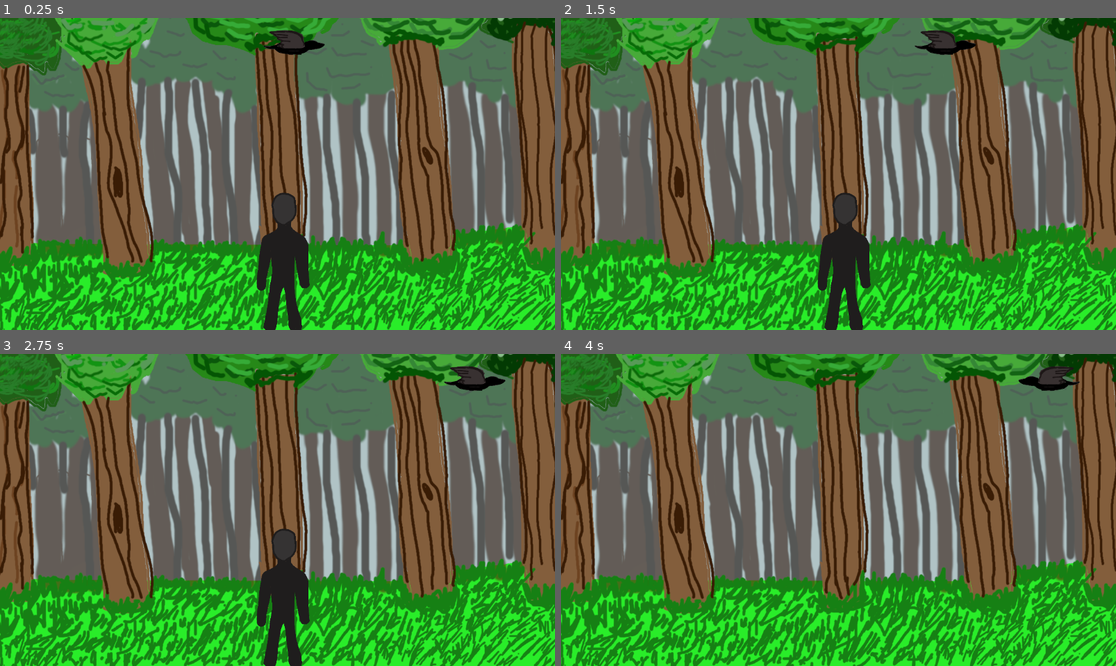
Above: before the commit, frames 1-4 (two rows, left to right).
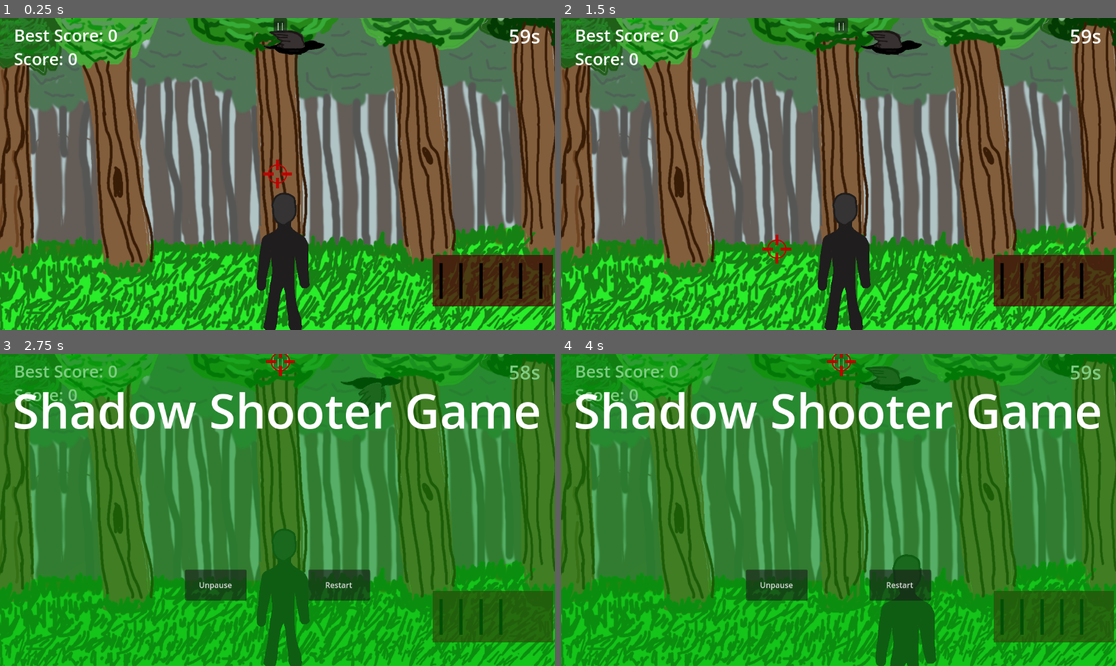
Above: after the commit, the same moments.

Repository: rolandbeni/Szakdolgozat
Game: Godot game, scene res://bg/field.tscn
Two runs of this game, one before a commit and one after it. Both use one fixed random seed, a clock stepped at 60 frames per second and the inputs below.
Inputs (mouse positions are in pixels of both pictures, inside the frame that each line leads up to):
- Up to frame 1 (0.25 s): no input
- Up to frame 2 (1.5 s): click (844, 24) at 0.5 s, where only the run after the commit has a clickable "||"; click (777, 248) at 1.25 s, where only the run after the commit has a clickable "Unpause"
- Up to frame 3 (2.75 s): click (283, 360) at 2 s, where only the run after the commit has a clickable "||"
- Up to frame 4 (4 s): click (899, 584) at 2.75 s, where only the run after the commit has a clickable "Restart"; click (844, 360) at 3.5 s, where only the run after the commit has a clickable "||"

The runs differ from the first frame. In frame 1, 4.4% of the frame differs, in the area x 2-100%, y 0-93%; in frame 2, 5.4%; in frame 3, 84%; in frame 4, 84%, in the area x 0-100%, y 0-100%.

Commit message:
GUI, Crosshair, and gunplay added

Diff:
--- /dev/null
+++ b/Gui/Ammo.gd
@@ -0,0 +1,11 @@
+extends RichTextLabel
+
+@onready var game=$"../game_manager"
+var ammo=0
+
+func _process(delta):
+	ammo=game.get_ammo()
+	text=""
+	for i in range(ammo):
+		text+="|"
+	set_text(text)
--- /dev/null
+++ b/Gui/Score.gd
@@ -0,0 +1,10 @@
+extends RichTextLabel
+
+@onready var game=$"../game_manager"
+var score=0
+var best_score=0
+
+func _process(delta):
+	score=game.get_scores().x
+	best_score=game.get_scores().y
+	set_text("Best Score: " + str(best_score) + "\n" + "Score: " + str(score))
--- /dev/null
+++ b/Gui/Time.gd
@@ -0,0 +1,8 @@
+extends RichTextLabel
+
+@onready var game=$"../game_manager"
+var Game_time=0
+
+func _process(delta):
+	Game_time=game.get_time()
+	set_text(str(Game_time)+"s")
--- /dev/null
+++ b/Gui/control.tscn
@@ -0,0 +1,51 @@
+[gd_scene load_steps=2 format=3 uid="uid://cuic6bxovmult"]
+
+[ext_resource type="Script" path="res://Gui/menu.gd" id="1_ulu3y"]
+
+[node name="Control" type="Control"]
+process_mode = 2
+visible = false
+layout_mode = 3
+anchors_preset = 15
+anchor_right = 1.0
+anchor_bottom = 1.0
+grow_horizontal = 2
+grow_vertical = 2
+script = ExtResource("1_ulu3y")
+
+[node name="ColorRect" type="ColorRect" parent="."]
+process_mode = 2
+layout_mode = 0
+offset_right = 1160.0
+offset_bottom = 656.0
+color = Color(0, 0.611765, 0.0392157, 0.501961)
+
+[node name="unpause" type="Button" parent="."]
+process_mode = 2
+layout_mode = 0
+offset_left = 384.0
+offset_top = 448.0
+offset_right = 512.0
+offset_bottom = 512.0
+text = "Unpause"
+
+[node name="restart" type="Button" parent="."]
+process_mode = 2
+layout_mode = 0
+offset_left = 640.0
+offset_top = 448.0
+offset_right = 768.0
+offset_bottom = 512.0
+text = "Restart"
+
+[node name="RichTextLabel" type="RichTextLabel" parent="."]
+process_mode = 2
+layout_mode = 0
+offset_top = 48.0
+offset_right = 1160.0
+offset_bottom = 176.0
+theme_override_font_sizes/normal_font_size = 100
+text = " Shadow Shooter Game"
+
+[connection signal="pressed" from="unpause" to="." method="_on_unpause_pressed"]
+[connection signal="pressed" from="restart" to="." method="_on_restart_pressed"]
--- /dev/null
+++ b/Gui/menu.gd
@@ -0,0 +1,23 @@
+extends Control
+signal restart
+@onready var game=$"../game_manager"
+var score=0
+var best_score=0
+func _on_pause_pressed():
+
+	show()
+	get_tree().set_pause(true)
+
+func _on_unpause_pressed():
+	if game.get_time()>1:
+		hide()
+		get_tree().set_pause(false)
+
+func _on_restart_pressed():
+	get_tree().set_pause(false)
+	emit_signal("restart")
+	hide()
+
+func _process(delta):
+	if get_tree().paused==true:
+		show()
--- /dev/null
+++ b/Save_best_score.gd
@@ -0,0 +1,16 @@
+extends Node2D
+
+
+'''
+func save(score):
+	var file = FileAccess.open("user://settings.cfg",FileAccess.WRITE)
+	file.store_string(score)
+	file = null
+
+func load_():
+	#if FileAccess.file_exists("user://settings.cfg"):
+	var file = File.new()
+	var content = file.get_as_text()
+	return content
+	#else:
+		#return 0'''
--- a/Sprite2D.gd
+++ /dev/null
@@ -1,15 +0,0 @@
-
-extends CharacterBody2D
-
-@onready var enemy_scene =$Sprite2D # Load the enemy scene
-var num_enemies = 5 # Number of enemies to spawn
-
-func _ready():
-	spawn_enemies(num_enemies)
-
-func spawn_enemies(num):
-	for i in range(num):
-		var new_enemy = enemy_scene.instance() # Instantiate the enemy scene
-		var random_position = Vector2(randf_range(0, get_viewport_rect().size.x), randf_range(0, get_viewport_rect().size.y)) # Generate a random position on the screen
-		new_enemy.position = random_position # Set the enemy's position to the random position
-		get_parent().add_child(new_enemy) # Add the enemy to the parent of the character (assuming character is a child of another node)
--- /dev/null
+++ b/bg/crosshair.gd
@@ -0,0 +1,6 @@
+extends Sprite2D
+
+
+func _process(delta):
+
+	set_position(get_global_mouse_position())
--- a/bg/field.tscn
+++ b/bg/field.tscn
@@ -1,8 +1,16 @@
-[gd_scene load_steps=8 format=3 uid="uid://fqoqjdeja4bx"]
+[gd_scene load_steps=16 format=3 uid="uid://fqoqjdeja4bx"]
 
 [ext_resource type="PackedScene" uid="uid://d3iw73ecjmg5f" path="res://enemy/enemy.tscn" id="1_6mh68"]
 [ext_resource type="PackedScene" uid="uid://dp0jgbpcx718k" path="res://raven/raven.tscn" id="2_o8us7"]
 [ext_resource type="Texture2D" uid="uid://dblnapn30e6qh" path="res://bg/háttérgodot.png" id="3_gueja"]
+[ext_resource type="PackedScene" uid="uid://c70rlu5x64uyp" path="res://game_manager/game_manager.tscn" id="4_uegw0"]
+[ext_resource type="Script" path="res://Gui/Score.gd" id="5_qqbyf"]
+[ext_resource type="Script" path="res://Gui/Ammo.gd" id="6_fehdi"]
+[ext_resource type="Script" path="res://Gui/Time.gd" id="7_fr6ii"]
+[ext_resource type="PackedScene" uid="uid://cuic6bxovmult" path="res://Gui/control.tscn" id="8_p0o8x"]
+[ext_resource type="PackedScene" uid="uid://b126s1tb61jpn" path="res://save_best_score.tscn" id="9_0tfxu"]
+[ext_resource type="Texture2D" uid="uid://dew6wa0q7tcd7" path="res://crosshair.png" id="10_q13ye"]
+[ext_resource type="Script" path="res://bg/crosshair.gd" id="11_g4hjw"]
 
 [sub_resource type="RectangleShape2D" id="RectangleShape2D_kk5dd"]
 size = Vector2(1178, 20)
@@ -17,6 +25,7 @@
 size = Vector2(26, 624)
 
 [node name="field" type="Node2D"]
+process_mode = 3
 
 [node name="TextureRect" type="TextureRect" parent="."]
 offset_left = -17.0
@@ -47,3 +56,69 @@
 [node name="enemy" parent="." instance=ExtResource("1_6mh68")]
 
 [node name="raven" parent="." instance=ExtResource("2_o8us7")]
+
+[node name="game_manager" parent="." instance=ExtResource("4_uegw0")]
+
+[node name="score" type="RichTextLabel" parent="."]
+offset_left = 29.0
+offset_top = 11.0
+offset_right = 256.0
+offset_bottom = 120.0
+theme_override_font_sizes/normal_font_size = 35
+bbcode_enabled = true
+text = "
+"
+tab_size = 6
+text_direction = 3
+structured_text_bidi_override_options = [null, null, null, null]
+script = ExtResource("5_qqbyf")
+
+[node name="Ammo" type="RichTextLabel" parent="."]
+offset_left = 895.0
+offset_top = 484.0
+offset_right = 1154.0
+offset_bottom = 601.0
+theme_override_colors/default_color = Color(0, 0, 0, 1)
+theme_override_font_sizes/normal_font_size = 75
+bbcode_enabled = true
+script = ExtResource("6_fehdi")
+
+[node name="ColorRect" type="ColorRect" parent="Ammo"]
+modulate = Color(0.329412, 0.0235294, 0.0470588, 1)
+self_modulate = Color(1, 1, 1, 0.764706)
+show_behind_parent = true
+layout_mode = 0
+offset_left = 3.0
+offset_top = 8.0
+offset_right = 253.0
+offset_bottom = 115.0
+
+[node name="Time" type="RichTextLabel" parent="."]
+offset_left = 1056.0
+offset_top = 10.0
+offset_right = 1198.0
+offset_bottom = 74.0
+theme_override_font_sizes/normal_font_size = 40
+bbcode_enabled = true
+script = ExtResource("7_fr6ii")
+
+[node name="pause" type="Button" parent="."]
+offset_left = 568.0
+offset_right = 596.0
+offset_bottom = 31.0
+text = "||"
+
+[node name="Control" parent="." instance=ExtResource("8_p0o8x")]
+
+[node name="Save_best_score" parent="." instance=ExtResource("9_0tfxu")]
+
+[node name="crosshair" type="Sprite2D" parent="."]
+scale = Vector2(0.2, 0.2)
+texture = ExtResource("10_q13ye")
+script = ExtResource("11_g4hjw")
+
+[connection signal="endgame" from="game_manager" to="Control" method="_on_game_manager_endgame"]
+[connection signal="pressed" from="pause" to="game_manager" method="_on_button_pressed"]
+[connection signal="pressed" from="pause" to="pause" method="_on_pressed"]
+[connection signal="pressed" from="pause" to="Control" method="_on_pause_pressed"]
+[connection signal="restart" from="Control" to="game_manager" method="_on_control_restart"]
--- a/enemy.gd
+++ /dev/null
@@ -1,16 +0,0 @@
-
-'''extends CharacterBody2D
-
-@onready var enemy_scene =$Sprite2D # Load the enemy scene
-var num_enemies = 5 # Number of enemies to spawn
-
-func _ready():
-	spawn_enemies(num_enemies)
-
-func spawn_enemies(num):
-	for i in range(num):
-		var new_enemy = enemy_scene.instance() # Instantiate the enemy scene
-		var random_position = Vector2(randf_range(0, get_viewport_rect().size.x), randf_range(0, get_viewport_rect().size.y)) # Generate a random position on the screen
-		new_enemy.position = random_position # Set the enemy's position to the random position
-		get_parent().add_child(new_enemy) # Add the enemy to the parent of the character (assuming character is a chid of another node)
-'''
--- a/enemy.tscn
+++ /dev/null
@@ -1,17 +0,0 @@
-[gd_scene load_steps=3 format=3 uid="uid://d3iw73ecjmg5f"]
-
-[ext_resource type="Script" path="res://enemys.gd" id="1_28vvb"]
-[ext_resource type="Texture2D" uid="uid://c2nu0c11mx3i6" path="res://enemy.png" id="2_pgg8e"]
-
-[node name="enemy" type="CharacterBody2D"]
-script = ExtResource("1_28vvb")
-
-[node name="Sprite2D" type="Sprite2D" parent="."]
-position = Vector2(662, 193)
-scale = Vector2(0.25, 0.254)
-texture = ExtResource("2_pgg8e")
-
-[node name="CollisionPolygon2D" type="CollisionPolygon2D" parent="Sprite2D"]
-position = Vector2(-6320, -1854.33)
-scale = Vector2(10.8754, 9.32801)
-polygon = PackedVector2Array(567.517, 250.706, 572.666, 219.473, 565.31, 221.161, 567.517, 182.753, 576.712, 172.202, 573, 157, 578.827, 147.868, 584.344, 148.396, 589.585, 151.099, 591, 159, 588.85, 170.091, 591.056, 174.734, 597.677, 181.487, 599.148, 216.94, 590.689, 218.207, 593.631, 232.557, 595.102, 248.173, 586.275, 249.017, 582.965, 215.252, 581.126, 250.283)
--- a/enemy/enemy.tscn
+++ b/enemy/enemy.tscn
@@ -7,6 +7,7 @@
 size = Vector2(101, 250.5)
 
 [node name="enemy" type="CharacterBody2D"]
+process_mode = 1
 script = ExtResource("1_28vvb")
 
 [node name="Sprite2D" type="Sprite2D" parent="."]
--- a/enemy/enemys.gd
+++ b/enemy/enemys.gd
@@ -1,11 +1,12 @@
 extends CharacterBody2D
 
+@onready var game=$"../game_manager"
 @onready var enemy = $Sprite2D
 var timer = 0
 var appear_time = 3
 var invisible_duration = 1.5
 var is_visible = true
-
+var bonus=0
 
 func _ready():
 
@@ -41,12 +42,19 @@
 
 func _input(event):
 	if event.is_action_pressed("shoot"):
-		var mouse_position = get_global_mouse_position()
-		var enemy_rect = enemy.get_rect()
-		if enemy_rect.has_point(enemy.to_local(mouse_position)):
-			hide_enemy()
+		if game.get_ammo()>0:
+			var mouse_position = get_global_mouse_position()
+			var enemy_rect = enemy.get_rect()
+			if enemy_rect.has_point(enemy.to_local(mouse_position)):
+				game.set_score(75+bonus)
+				bonus+=5
+				invisible_duration-=0.1
+				hide_enemy()
 
 func hide_enemy():
 	is_visible = false
 	timer=invisible_duration
 	hide()
+
+func _on_control_restart():
+	get_tree().reload_current_scene()
--- a/enemys.gd
+++ /dev/null
@@ -1,38 +0,0 @@
-extends CharacterBody2D
-
-@onready var enemy = $Sprite2D
-var timer = 0
-var appear_time = 3
-var invisible_duration = 1
-var invisible_time =1
-var is_visible = true
-
-
-func _ready():
-
-	enemy.position= Vector2(randf_range(150, get_viewport_rect().size.x-150),
-	randf_range(75, get_viewport_rect().size.y-75))
-
-	timer = appear_time
-	pass
-
-func _process(delta):
-
-	timer -= delta
-
-
-	if timer <= 0:
-		is_visible = !is_visible
-		if is_visible:
-			respawn_enemy()
-			timer = appear_time
-		else:
-			hide_enemy()
-			timer = invisible_time
-
-func respawn_enemy():
-	enemy.position= Vector2(randf_range(150, get_viewport_rect().size.x-150), randf_range(75, get_viewport_rect().size.y-75))
-	show()
-
-func hide_enemy():
-	hide()
--- a/field.tscn
+++ /dev/null
@@ -1,37 +0,0 @@
-[gd_scene load_steps=6 format=3 uid="uid://fqoqjdeja4bx"]
-
-[ext_resource type="PackedScene" uid="uid://d3iw73ecjmg5f" path="res://enemy.tscn" id="1_64obf"]
-
-[sub_resource type="RectangleShape2D" id="RectangleShape2D_kk5dd"]
-size = Vector2(1178, 20)
-
-[sub_resource type="RectangleShape2D" id="RectangleShape2D_hw0rv"]
-size = Vector2(1171.5, 19)
-
-[sub_resource type="RectangleShape2D" id="RectangleShape2D_0w1np"]
-size = Vector2(26, 624)
-
-[sub_resource type="RectangleShape2D" id="RectangleShape2D_gqm24"]
-size = Vector2(26, 624)
-
-[node name="field" type="Node2D"]
-
-[node name="walls" type="StaticBody2D" parent="."]
-
-[node name="top" type="CollisionShape2D" parent="walls"]
-position = Vector2(579, 0)
-shape = SubResource("RectangleShape2D_kk5dd")
-
-[node name="bot" type="CollisionShape2D" parent="walls"]
-position = Vector2(578.25, 643.5)
-shape = SubResource("RectangleShape2D_hw0rv")
-
-[node name="left" type="CollisionShape2D" parent="walls"]
-position = Vector2(-3, 320)
-shape = SubResource("RectangleShape2D_0w1np")
-
-[node name="right" type="CollisionShape2D" parent="walls"]
-position = Vector2(1163, 320)
-shape = SubResource("RectangleShape2D_gqm24")
-
-[node name="enemy" parent="." instance=ExtResource("1_64obf")]
--- /dev/null
+++ b/game_manager/game_manager.gd
@@ -0,0 +1,61 @@
+extends Node
+@onready var menu=$"../Control"
+@onready var save=$"../Save_best_score"
+var ammo:int =6
+var game_time=60
+var score=0
+var best_score=0
+signal endgame
+
+
+func _ready():
+	ammo=6
+	game_time=60
+	score=0
+	#best_score=save.load_()
+
+func _process(delta):
+	game_time-=delta
+	if game_time<=0:
+		if score>best_score:
+			best_score=score
+			#var data = {"score": best_score }
+			#save.save(data)
+		emit_signal("endgame")
+		get_tree().set_pause(true)
+		game_time=1
+
+func get_time():
+	return int(game_time)
+
+func get_scores():
+	return Vector2(score, best_score)
+
+func shoot_ammo():
+	ammo-=1
+
+func get_ammo():
+	return ammo
+
+func set_score(x):
+	score+=x
+
+
+func set_best_score(score):
+	best_score=score
+
+func _input(event):
+	if event.is_action_pressed("reload"):
+		if ammo <6:
+			ammo+=1
+		else:
+			ammo=6
+	if event.is_action_pressed("shoot"):
+		if ammo>=1:
+			shoot_ammo()
+		else:
+			ammo=0
+
+
+func _on_control_restart():
+	get_tree().reload_current_scene()
--- /dev/null
+++ b/game_manager/game_manager.tscn
@@ -0,0 +1,9 @@
+[gd_scene load_steps=2 format=3 uid="uid://c70rlu5x64uyp"]
+
+[ext_resource type="Script" path="res://game_manager/game_manager.gd" id="1_xwbag"]
+
+[node name="Node" type="Node"]
+process_mode = 1
+script = ExtResource("1_xwbag")
+
+[connection signal="endgame" from="." to="." method="_on_endgame"]
--- a/gun.gd
+++ /dev/null
@@ -1,11 +0,0 @@
-extends Node
-
-
-# Called when the node enters the scene tree for the first time.
-func _ready():
-	pass # Replace with function body.
-
-
-# Called every frame. 'delta' is the elapsed time since the previous frame.
-func _process(delta):
-	pass
--- a/gun_ammo.tscn
+++ /dev/null
@@ -1,6 +0,0 @@
-[gd_scene load_steps=2 format=3 uid="uid://c70rlu5x64uyp"]
-
-[ext_resource type="Script" path="res://gun.gd" id="1_wtxjo"]
-
-[node name="Node" type="Node"]
-script = ExtResource("1_wtxjo")
--- a/project.godot
+++ b/project.godot
@@ -17,7 +17,9 @@
 
 [autoload]
 
-Gun="*res://gun.gd"
+GameManager="*res://game_manager/game_manager.gd"
+GlobalControl="*res://Gui/control.tscn"
+SaveBestScore="*res://Save_best_score.gd"
 
 [input]
 
@@ -26,3 +28,8 @@
 "events": [Object(InputEventMouseButton,"resource_local_to_scene":false,"resource_name":"","device":-1,"window_id":0,"a …(253 unchanged characters)…
 ]
 }
+reload={
+"deadzone": 0.5,
+"events": [Object(InputEventKey,"resource_local_to_scene":false,"resource_name":"","device":0,"window_id":0,"alt_pressed":false,"shift_pressed":false,"ctrl_pressed":false,"meta_pressed":false,"pressed":false,"keycode":0,"physical_keycode":32,"key_label":0,"unicode":0,"echo":false,"script":null)
+]
+}
--- a/raven/raven.gd
+++ b/raven/raven.gd
@@ -1,5 +1,6 @@
 extends CharacterBody2D
 
+@onready var game=$"../game_manager"
 var speed:float = 150
 @onready var raven=$AnimatedSprite2D
 var is_visible = true
@@ -22,6 +23,7 @@
 			show()
 			is_visible=true
 
+
 func check_direction():
 	if velocity.x<0:
 		raven.flip_h=true
@@ -32,10 +34,15 @@
 
 func _on_input_event(viewport, event, shape_idx):
 	if event.is_action_pressed("shoot"):
-		hide()
-		is_visible=false
-		timer=invisible_duration
-		if velocity.x<0:
-			velocity.x-=50
-		else:
-			velocity.x+=50
+		if game.get_ammo()>0:
+
+			hide()
+			is_visible=false
+			timer=invisible_duration
+			game.set_score(10+abs(velocity.x)/10)
+			if velocity.x<0:
+				velocity.x-=50
+			else:
+				velocity.x+=50
+func _on_control_restart():
+	get_tree().reload_current_scene()
--- a/raven/raven.tscn
+++ b/raven/raven.tscn
@@ -27,6 +27,7 @@
 size = Vector2(635, 185)
 
 [node name="raven" type="CharacterBody2D"]
+process_mode = 1
 script = ExtResource("1_vt2k4")
 
 [node name="AnimatedSprite2D" type="AnimatedSprite2D" parent="."]
--- /dev/null
+++ b/save_best_score.tscn
@@ -0,0 +1,6 @@
+[gd_scene load_steps=2 format=3 uid="uid://b126s1tb61jpn"]
+
+[ext_resource type="Script" path="res://Save_best_score.gd" id="1_jiysq"]
+
+[node name="Save_best_score" type="Node2D"]
+script = ExtResource("1_jiysq")
Binary file added: crosshair.png
Not shown, changed: crosshair.png.import
Binary file removed: enemy.png
Not shown, removed: enemy.png.import
Binary file removed: godot_ellenfél.png
Not shown, removed: godot_ellenfél.png.import
Binary file removed: hollo.png
Binary file removed: hollo2.png
Not shown, removed: hollo2.png.import
Not shown, added: cro3BBB.tmp
Not shown, added: crosshair.xcf
Not shown, removed: enemy.xcf
